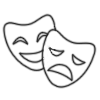
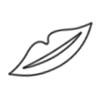
Comparing the layer stacks of the two (100, 100) images. Changes:
added layer "Layer 3" above "Layer 2" over [7, 21, 94, 78]
hid "Layer 1", painted on it over [2, 13, 97, 89]
